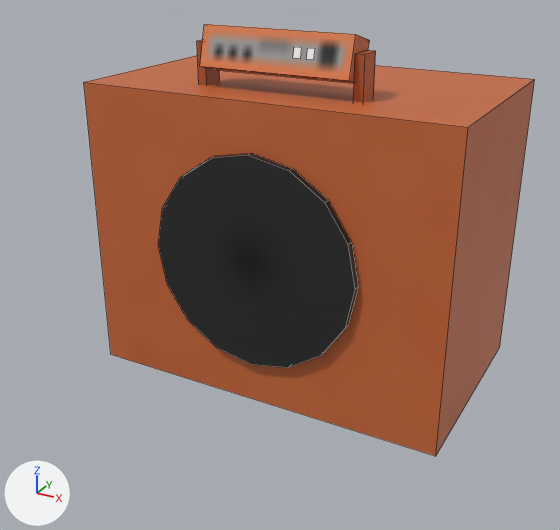
One commit to the Blender file src/main/resources/assets/eln/model/FuelHeater/FuelHeater.blend: the scene before it, then after it.
Camera for both pictures: a 50 mm lens placed at (0.907, -1.618, 0.67), pointed at (0.034, -0.03, -0.124). The lights are fixed; the arrows at lower left show +X, +Y and +Z. Mesh edges are drawn as thin lines.

In view in the first picture: 'HeatLED', 'Main', 'PowerLED'.
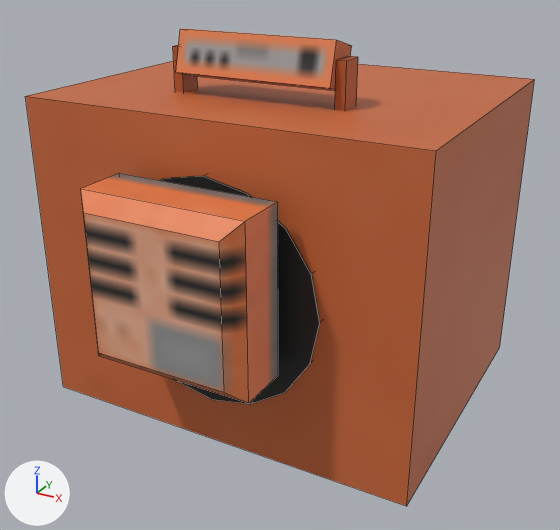
Commit message: Fuel heat furnace model improved for buildcraft pip connection

What differs and where, as boxes [x1, y1, x2, y2] in the pictures (560 x 530 px; the box of a moved part takes in the faces that stretch with it):
'Main', reshaped (13% wider, 11% taller)
    before: [84, 24, 534, 456]
    after: [25, 28, 534, 506]
'BurnerA', shown (brown)
    after: [81, 173, 278, 403]
'HeatLED', hidden
    before: [306, 48, 315, 60]
'PowerLED', hidden
    before: [293, 47, 302, 58]
part 2 of me_main, moved or reshaped
    before: [200, 24, 369, 83]
    after: [176, 28, 352, 91]
part 3 of me_main, moved or reshaped
    before: [197, 40, 220, 85]
    after: [173, 45, 198, 92]
part 4 of me_main, moved or reshaped
    before: [353, 50, 376, 103]
    after: [335, 56, 358, 111]
part 5 of me_main, moved or reshaped
    before: [158, 153, 358, 368]
    after: [160, 176, 320, 404]
part 6 of me_main, moved or reshaped
    before: [84, 55, 471, 456]
    after: [25, 61, 471, 506]

Edits to the bpy script that builds the scene:
```text
Change me_burnera:
    where me_burnera.from_pydata(...)  # 44 vertices, 28 faces; spans x -0.4..0.4, y -1.0..-0.24, z -0.467..0.333
    used by ob_burnera; location = (0.0, 0.0, 0.0); scale = (0.5, 0.5, 0.5)
    before: 32 (-0.4, -0.48, -0.467), 33 (-0.4, -0.48, 0.333), 34 (0.4, -0.48, -0.467), 35 (0.4, -0.48, 0.333)
    me_burnera part 1
    add for i in [*range(32, 36)]: me_burnera.vertices[i].co += Vector((0.0, -0.2, 0.0))
Change me_main:
    where me_main.from_pydata(...)  # 68 vertices, 46 faces; spans x -1.0..1.0, y -0.24..1.0, z -1.0..0.9
    used by ob_main; location = (0.0, 0.0, 0.0); scale = (0.5, 0.5, 0.5)
    before: 0 (-1.0, -0.2, -1.0) at pixel (110, 354), 1 (-1.0, -0.2, 0.6) at pixel (83, 82), 4 (1.0, -0.2, -1.0) at pixel (435, 456), 5 (1.0, -0.2, 0.6) at pixel (468, 127)
    me_main part 2: the loose piece of 12 vertices spanning x -0.4..0.4, y -0.02..0.21, z 0.66..0.9 is moved by (0.0, -0.2, 0.0)
    me_main part 3: the loose piece of 8 vertices spanning x -0.45..-0.4, y 0.03..0.15, z 0.51..0.81 is moved by (0.0, -0.2, 0.0)
    me_main part 4: the loose piece of 8 vertices spanning x 0.4..0.45, y 0.03..0.15, z 0.51..0.81 is moved by (0.0, -0.2, 0.0)
    me_main part 5: the loose piece of 32 vertices spanning x -0.56..0.56, y -0.24..-0.2, z -0.76..0.36 is moved by (0.0, -0.37, 0.0)
    me_main part 6
    add for i in [0, 1, 4, 5]: me_main.vertices[i].co += Vector((0.0, -0.4, 0.0))
Change ob_heatled:
    ob_heatled.location: (0.026, 0.0, 0.0) -> (0.026, -0.1, 0.0)
    add ob_heatled.hide_viewport = True
Change ob_powerled:
    ob_powerled.location: (-0.008, 0.0, 0.0) -> (-0.008, -0.1, 0.0)
    add ob_powerled.hide_viewport = True
Change ob_burnera:
    remove ob_burnera.hide_viewport = True
```
